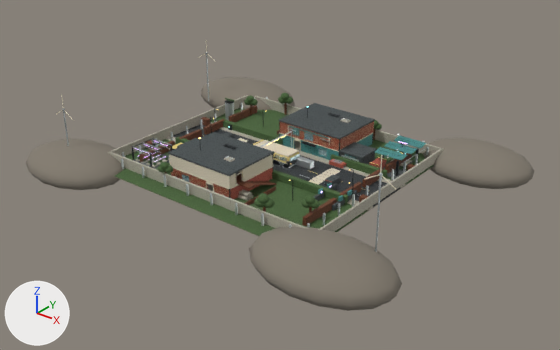
Two versions of the glTF model public/assets/original/models/atomic-acres-blender-arena.glb, one commit apart.
One viewpoint serves both versions: a 50 mm lens placed at (120.3, -148.9, 88.2), pointed at (4.1, -3.6, -1.9). The axes (+X, +Y, +Z) are drawn at lower left. The lights are the same throughout. The older version comes first. Where no turn or scale is listed for an object, it has been applied to the vertices. Vertices at exactly the same position are counted once.

Names of what the first picture shows: 'BLD_BATCH_MAT_aqua_oxidized', 'BLD_BATCH_MAT_asphalt_charcoal', 'BLD_BATCH_MAT_boundary_warm_concrete', 'BLD_BATCH_MAT_brushed_alloy', 'BLD_BATCH_MAT_concrete_dark', 'BLD_BATCH_MAT_concrete_weathered', 'BLD_BATCH_MAT_coral_upper_plaster', 'BLD_BATCH_MAT_earth_edge', 'BLD_BATCH_MAT_foliage_military', 'BLD_BATCH_MAT_ground_olive', 'BLD_BATCH_MAT_gunmetal', 'BLD_BATCH_MAT_roof_shingles', 'BLD_BATCH_MAT_route_grow_violet', 'BLD_BATCH_MAT_rubber', 'BLD_BATCH_MAT_timber_dark', 'BLD_BATCH_MAT_trim_bone' and 8 more.
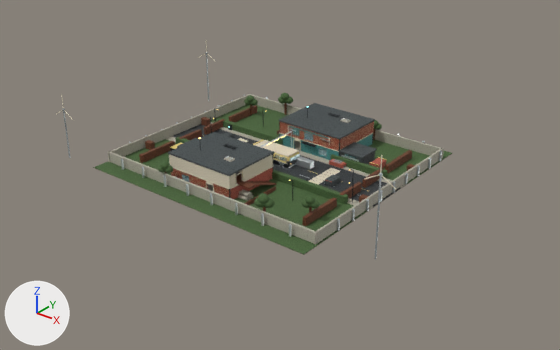
Where the newer file only moved an object's origin or applied its transform, the numbers keep the older frame.

The change, as a list of edits to the scene's bpy script:
```text
Change me_cube_001:
    remove me_cube_001.from_pydata(...)  # 464 vertices, 908 faces; spans x -58.0..58.0, y -46.0..46.0, z -5.0..5.0
    add me_cube_001.from_pydata(...)  # 8 vertices, 12 faces; spans x -35.0..35.0, y -34.0..34.0, z 0.6..0.8
    me_cube_001 part 1: the loose piece of 114 vertices spanning x -58.0..-22.0, y 22.0..46.0, z -5.0..5.0 is deleted
    me_cube_001 part 2: the loose piece of 114 vertices spanning x 26.0..58.0, y 22.0..46.0, z -4.5..4.5 is deleted
    me_cube_001 part 3: the loose piece of 114 vertices spanning x -58.0..-26.0, y -46.0..-22.0, z -4.5..4.5 is deleted
    me_cube_001 part 4: the loose piece of 114 vertices spanning x 22.0..58.0, y -46.0..-22.0, z -5.0..5.0 is deleted
Change me_cube_029:
    remove me_cube_029.from_pydata(...)  # 3232 vertices, 5924 faces; spans x -30.9..30.9, y -27.4..27.4, z -5.5..5.5
    add me_cube_029.from_pydata(...)  # 2896 vertices, 5304 faces; spans x -30.0..30.2, y -27.4..27.4, z -5.5..5.5
    me_cube_029 part 5: 13 loose pieces with 336 vertices, spanning x -30.9..30.9, y -25.0..27.3, z -5.5..0.5, are deleted
    other edits to the shape of me_cube_029 do not show in these pictures
Change me_cube_043:
    remove me_cube_043.from_pydata(...)  # 544 vertices, 1012 faces; spans x -26.0..26.0, y -18.8..18.8, z -3.3..3.3
    add me_cube_043.from_pydata(...)  # 280 vertices, 528 faces; spans x -26.0..14.7, y -7.1..18.1, z -3.3..3.3
    me_cube_043 part 6: 11 loose pieces with 264 vertices, spanning x 17.3..26.0, y -18.8..18.8, z -2.3..3.2, are deleted
Change me_cube_124:
    remove me_cube_124.from_pydata(...)  # 2830 vertices, 5268 faces; spans x -47.4..47.4, y -32.2..32.2, z -10.2..10.2
    add me_cube_124.from_pydata(...)  # 2490 vertices, 4620 faces; spans x -47.4..47.4, y -32.2..32.2, z -10.2..10.2
    me_cube_124 part 7: the loose piece of 24 vertices spanning x 29.6..30.2, y 28.8..29.3, z -10.2..-7.1 is moved by (4.0, 0.0, 0.0)
    me_cube_124 part 8: the loose piece of 24 vertices spanning x 29.6..30.2, y 22.8..23.3, z -10.2..-7.1 is moved by (4.0, 0.0, 0.0)
    me_cube_124 part 9: the loose piece of 24 vertices spanning x 29.6..30.2, y 16.8..17.3, z -10.2..-7.1 is moved by (4.0, 0.0, 0.0)
    me_cube_124 part 10: the loose piece of 24 vertices spanning x 29.6..30.2, y 10.8..11.3, z -10.2..-7.1 is moved by (4.0, 0.0, 0.0)
    me_cube_124 part 11: the loose piece of 24 vertices spanning x 29.6..30.2, y -1.2..-0.7, z -10.2..-7.1 is moved by (4.0, 0.0, 0.0)
    me_cube_124 part 12: the loose piece of 24 vertices spanning x 29.6..30.2, y -7.2..-6.7, z -10.2..-7.1 is moved by (4.0, 0.0, 0.0)
    me_cube_124 part 13: the loose piece of 24 vertices spanning x 29.6..30.2, y -13.2..-12.7, z -10.2..-7.1 is moved by (4.0, 0.0, 0.0)
    me_cube_124 part 14: the loose piece of 24 vertices spanning x 29.6..30.2, y -19.2..-18.7, z -10.2..-7.1 is moved by (4.0, 0.0, 0.0)
    me_cube_124 part 15: 13 loose pieces with 340 vertices, spanning x -32.2..30.2, y -25.2..28.3, z -10.2..-4.4, are deleted
    other edits to the shape of me_cube_124 do not show in these pictures
Change me_cylinder:
    remove me_cylinder.from_pydata(...)  # 808 vertices, 1508 faces; spans x -30.9..30.9, y -26.9..26.9, z -0.7..0.7
    add me_cylinder.from_pydata(...)  # 712 vertices, 1332 faces; spans x -26.1..16.7, y -21.4..18.9, z -0.7..0.7
    me_cylinder part 16: the loose piece of 24 vertices spanning x -30.9..-22.5, y -26.9..-17.6, z -0.7..-0.6 is deleted
    me_cylinder part 17: the loose piece of 24 vertices spanning x 21.4..30.9, y 8.7..14.7, z -0.7..-0.6 is deleted
    other edits to the shape of me_cylinder do not show in these pictures
Change me_cube_352:
    remove me_cube_352.from_pydata(...)  # 144 vertices, 264 faces; spans x -25.1..25.1, y -15.8..15.8, z -1.6..1.6
    add me_cube_352.from_pydata(...)  # 96 vertices, 176 faces; spans x -25.1..17.5, y -15.8..15.8, z -1.7..1.7
    me_cube_352 part 18: the loose piece of 24 vertices spanning x 18.4..19.1, y -14.0..-4.0, z -1.6..-0.1 is deleted
    me_cube_352 part 19: the loose piece of 24 vertices spanning x 24.4..25.1, y -14.0..-4.0, z -1.6..-0.1 is deleted
Change me_cube_422:
    remove me_cube_422.from_pydata(...)  # 3648 vertices, 7132 faces; spans x -30.2..30.2, y -29.9..29.9, z -3.7..3.7
    add me_cube_422.from_pydata(...)  # 2160 vertices, 4208 faces; spans x -28.0..30.2, y -29.9..29.9, z -3.5..3.7
    me_cube_422 part 20: 16 loose pieces with 1488 vertices, spanning x -30.2..-21.5, y -23.6..14.1, z -3.7..3.3, are deleted
Remove ob_bld_batch_mat_route_grow_violet:
    ob_bld_batch_mat_route_grow_violet = bpy.data.objects.new('BLD_BATCH_MAT_route_grow_violet', me_cube_504)
```

Pixel boxes (x1, y1, x2, y2) of what changed, in the pictures (560 x 350 px; the box of a moved part takes in the faces that stretch with it):
'BLD_BATCH_MAT_earth_edge', reshaped
    before: (26, 77, 534, 311)
    after: (94, 154, 451, 255)
'BLD_BATCH_MAT_brushed_alloy', reshaped
    before: (62, 52, 429, 252)
    after: (62, 52, 442, 260)
'BLD_BATCH_MAT_aqua_oxidized', reshaped
    before: (280, 125, 426, 202)
    after: (280, 125, 373, 160)
'BLD_BATCH_MAT_gunmetal', reshaped (29% narrower)
    before: (132, 100, 419, 201)
    after: (170, 108, 373, 203)
'BLD_BATCH_MAT_concrete_dark', reshaped (31% shorter)
    before: (222, 132, 375, 211)
    after: (222, 132, 375, 186)
'BLD_BATCH_MAT_rubber', reshaped (mostly hidden)
    before: (134, 154, 414, 179)
    after: (273, 162, 345, 170)
'BLD_BATCH_MAT_route_grow_violet', deleted
    before: (135, 141, 407, 193)
part 1 of me_cube_001, deleted
    before: (201, 77, 295, 110)
part 2 of me_cube_001, deleted
    before: (422, 138, 534, 189)
part 3 of me_cube_001, deleted
    before: (26, 139, 125, 190)
part 4 of me_cube_001, deleted
    before: (249, 227, 402, 311)
part 5 of me_cube_029, deleted
    before: (132, 100, 419, 176)
part 6 of me_cube_043, deleted
    before: (318, 136, 426, 202)
part 7 of me_cube_124, moved or reshaped
    before: (426, 147, 429, 155)
    after: (439, 150, 442, 161)
part 8 of me_cube_124, moved or reshaped
    before: (415, 154, 418, 165)
    after: (428, 158, 431, 169)
part 9 of me_cube_124, moved or reshaped
    before: (403, 161, 406, 173)
    after: (416, 165, 420, 177)
part 10 of me_cube_124, moved or reshaped
    before: (391, 169, 394, 180)
    after: (405, 173, 408, 185)
part 11 of me_cube_124, moved or reshaped
    before: (366, 185, 369, 196)
    after: (380, 190, 383, 202)
part 12 of me_cube_124, moved or reshaped
    before: (352, 194, 355, 206)
    after: (366, 199, 369, 211)
part 13 of me_cube_124, moved or reshaped
    before: (337, 203, 341, 216)
    after: (352, 208, 355, 221)
part 14 of me_cube_124, moved or reshaped
    before: (322, 213, 326, 226)
    after: (337, 218, 340, 231)
part 15 of me_cube_124, deleted
    before: (122, 103, 425, 227)
part 16 of me_cylinder, deleted (mostly hidden)
    before: (134, 154, 169, 169)
part 17 of me_cylinder, deleted (mostly hidden)
    before: (382, 167, 406, 179)
part 18 of me_cube_352, deleted
    before: (314, 183, 337, 201)
part 19 of me_cube_352, deleted
    before: (332, 190, 357, 211)
part 20 of me_cube_422, deleted
    before: (138, 98, 234, 165)
